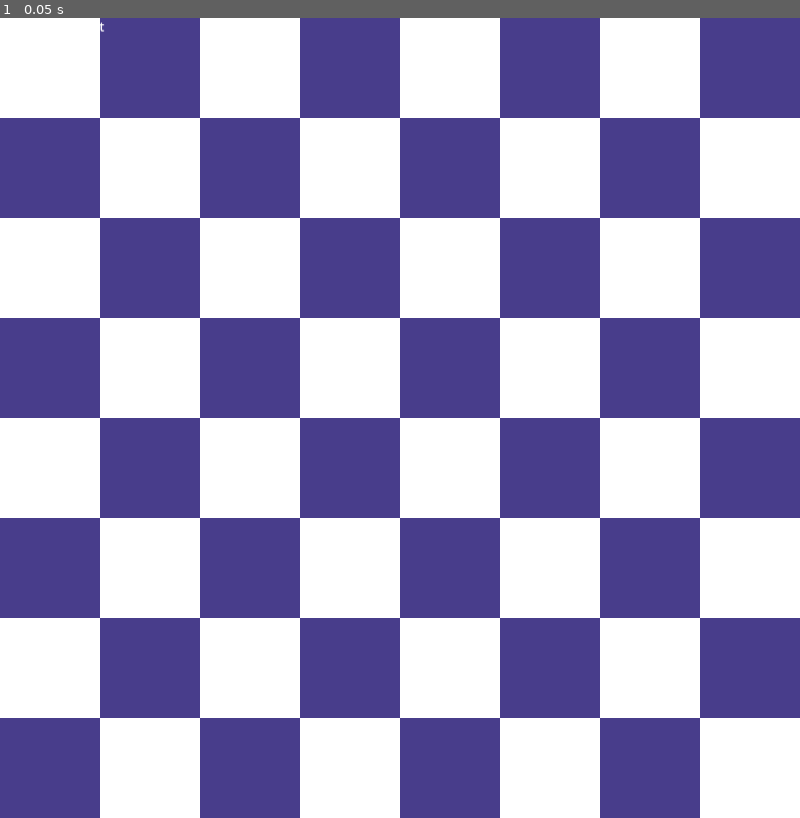
Above: before the commit, frame 1.
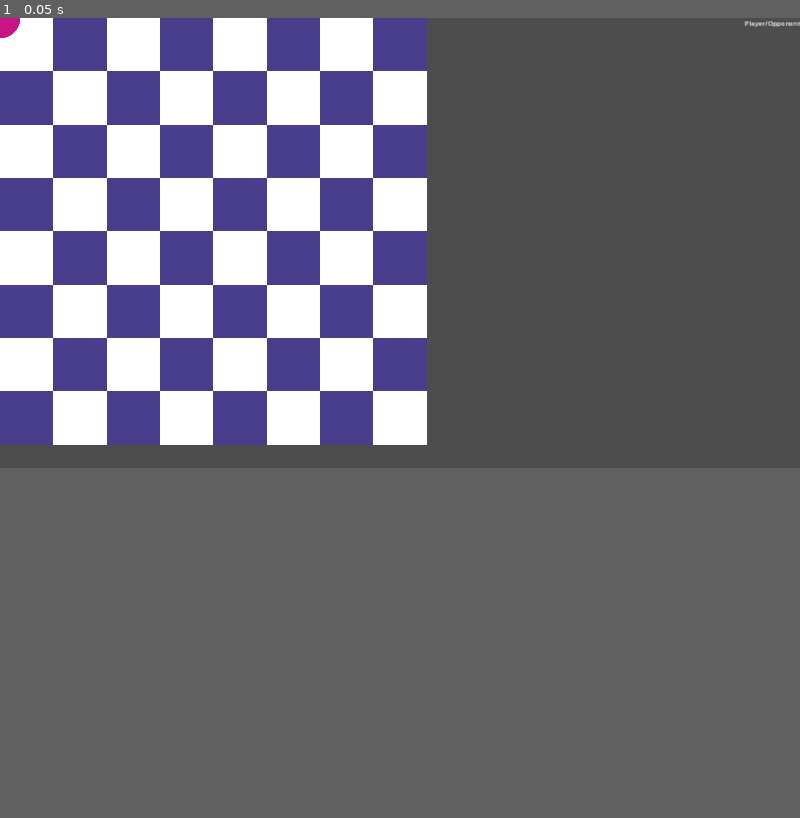
Above: after the commit, the same moment.

Repository: mattsullentrup/godot-checkers
Game: Godot game, scene res://rewrite/level/level.tscn
Two runs of this game, one before a commit and one after it. Both use one fixed random seed, a clock stepped at 60 frames per second and the inputs below.
Inputs:
- Up to frame 1 (0.05 s): no input
The window is 800x800 before the commit and 800x450 after it. Grey fills any space a smaller window leaves; there, only what the larger window draws over its background counts as a difference.

The runs differ from the first frame. In frame 1, 64% of the frame differs, in the area x 0-100%, y 0-100%.

Commit message:
Add basic unit visual setup

Diff:
--- a/9_10_24_checkers/project.godot
+++ b/9_10_24_checkers/project.godot
@@ -18,8 +18,8 @@
 
 [display]
 
-window/size/viewport_width=1024
-window/size/viewport_height=1024
+window/size/viewport_width=1920
+window/size/viewport_height=1080
 window/size/mode=4
 window/stretch/mode="canvas_items"
 
--- a/9_10_24_checkers/rewrite/level/level.tscn
+++ b/9_10_24_checkers/rewrite/level/level.tscn
@@ -27,6 +27,10 @@
 script = ExtResource("6_rd7dn")
 
 [node name="TurnLabel" type="Label" parent="UI"]
-offset_right = 133.0
+anchors_preset = 1
+anchor_left = 1.0
+anchor_right = 1.0
+offset_left = -133.0
 offset_bottom = 23.0
+grow_horizontal = 0
 text = "Player/Opponent"
--- a/9_10_24_checkers/rewrite/units/unit/unit.gd
+++ b/9_10_24_checkers/rewrite/units/unit/unit.gd
@@ -1,2 +1,5 @@
 class_name Unit
 extends Node2D
+
+
+var team: Units.Team
--- a/9_10_24_checkers/rewrite/units/unit/unit_visuals.gd
+++ b/9_10_24_checkers/rewrite/units/unit/unit_visuals.gd
@@ -1 +1,23 @@
 extends Node2D
+
+
+const RADIUS = 48
+const WIDTH = 5
+
+
+func _draw() -> void:
+	var color: Color = _get_unit_color()
+	draw_circle(global_position, RADIUS, color, true, -1, true)
+
+
+func _process(_delta: float) -> void:
+	queue_redraw()
+
+
+func _get_unit_color() -> Color:
+	if get_parent().team == Units.Team.PLAYER:
+		return Color.MEDIUM_VIOLET_RED
+	elif get_parent().team == Units.Team.OPPONENT:
+		return Color.MIDNIGHT_BLUE
+
+	return Color.TRANSPARENT
--- a/9_10_24_checkers/rewrite/units/unit_group.gd
+++ b/9_10_24_checkers/rewrite/units/unit_group.gd
@@ -2,4 +2,15 @@
 extends Node2D
 
 
+const UNIT = preload("res://rewrite/units/unit/unit.tscn")
+
 var _units: Array[Unit]
+
+
+func _ready() -> void:
+	_create_unit()
+
+
+func _create_unit() -> void:
+	var unit = UNIT.instantiate()
+	add_child(unit)
--- a/9_10_24_checkers/rewrite/units/units.gd
+++ b/9_10_24_checkers/rewrite/units/units.gd
@@ -1,3 +1,4 @@
+class_name Units
 extends Node2D
 
 
